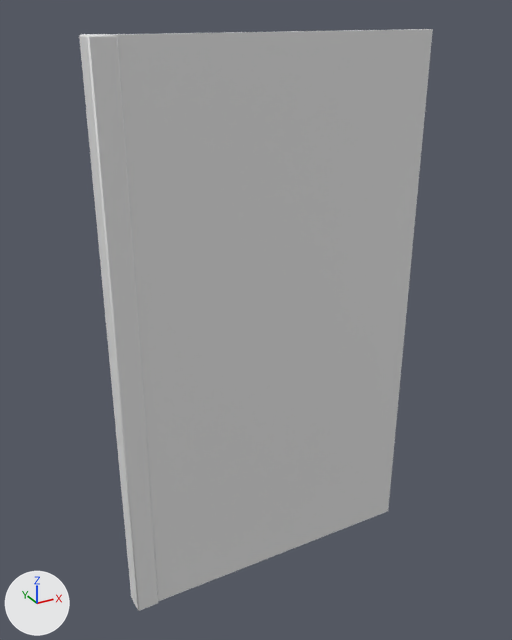
One commit to the FBX model Assets/fbx/room/room_wall_simple_v02.fbx: the scene before it, then after it.
One viewpoint serves both versions: a camera (50 mm lens) standing at (-2.08, -3.45, 3.61) and looking at (-0.11, 0.13, 1.82). The axes (+X, +Y, +Z) are drawn at lower left. The lights are the same throughout. Where no turn or scale is listed for an object, it has been applied to the vertices.

Script lines for the objects in view, before the commit:
```python
me_cube_022 = bpy.data.meshes.new('Cube.022')
me_cube_022.from_pydata(...)  # a box spanning x -1.0..1.0, y 0.0..0.05, z 0.0..3.5
me_cube_022.materials.append(mat_room_wall_02_mat)  # white #e7e7e7
# before: 0 (-1.0, 0.0, 0.0), 1 (-1.0, 0.0, 3.5) at pixel (101, 34), 2 (-1.0, 0.05, 0.0), 3 (-1.0, 0.05, 3.5) at pixel (98, 34), 4 (1.0, 0.0, 0.0) at pixel (388, 511)
# before: 5 (1.0, 0.0, 3.5) at pixel (432, 29), 6 (1.0, 0.05, 0.0), 7 (1.0, 0.05, 3.5) at pixel (426, 29)
me_mesh_002 = bpy.data.meshes.new('Mesh.002')
me_mesh_002.from_pydata(...)  # 24 vertices, 26 faces; spans x -0.07..0.07, y -0.07..0.07, z 0.0..3.5
me_mesh_002.materials.append(mat_room_column)  # white #e7e7e7
ob_room_column_l_013 = bpy.data.objects.new('room_column_l.013', me_mesh_002)
ob_room_column_l_013.location = (-1.0, 0.05, 0.0)
ob_room_wall_simple_v02 = bpy.data.objects.new('room_wall_simple_v02', me_cube_022)
ob_room_wall_simple_v02.location = (0.0, 0.0, 0.0)
```
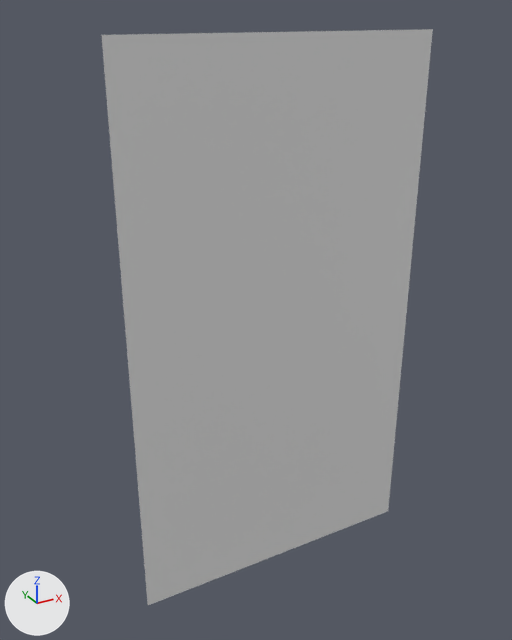
Changed parts and their boxes [x1, y1, x2, y2] in the pictures (512 x 640 px):
'room_column_l.013', deleted
    before: [79, 34, 159, 611]
part 1 of me_cube_022, deleted
    before: [113, 29, 422, 35]

Diff of the bpy script that builds the scene:
```diff
--- a/Assets/fbx/room/room_wall_simple_v02.fbx.py
+++ b/Assets/fbx/room/room_wall_simple_v02.fbx.py
@@ me_cube_022 @@
 me_cube_022.from_pydata(...)  # 8 vertices, 6 faces; spans x -1.0..1.0, y 0.0..0.05, z 0.0..3.5
 # used by ob_room_wall_simple_v02; location = (0.0, 0.0, 0.0)
 # verts and faces of me_cube_022; kept vertices keep their numbers, new ones are numbered from 8
+# me_cube_022 part 1
+delete_vertices([2, 3, 6, 7])  # with the faces that use them
 me_cube_022.materials.append(mat_room_wall_02_mat)
@@ ob_room_column_l_013 @@
-ob_room_column_l_013 = bpy.data.objects.new('room_column_l.013', me_mesh_002)
-ob_room_column_l_013.location = (-1.0, 0.05, 0.0)
```
